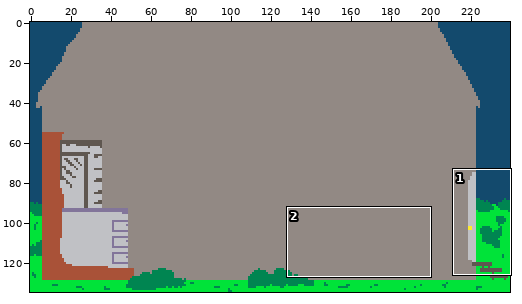
One commit to this sprite sheet: assets/n8BG.png. Above: a wide view before the commit, with the close-up outlined.
Close-up. Before the edit:
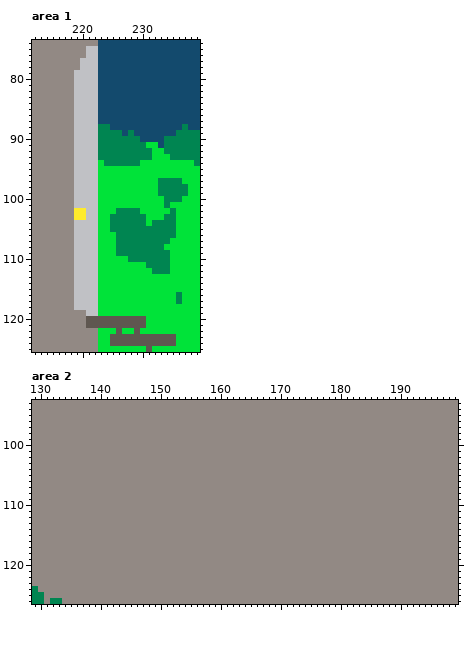
The file is 240x135 pixels. Shown: area 1: x 212..239, y 74..125; area 2: x 129..199, y 93..126.
And afterwards:
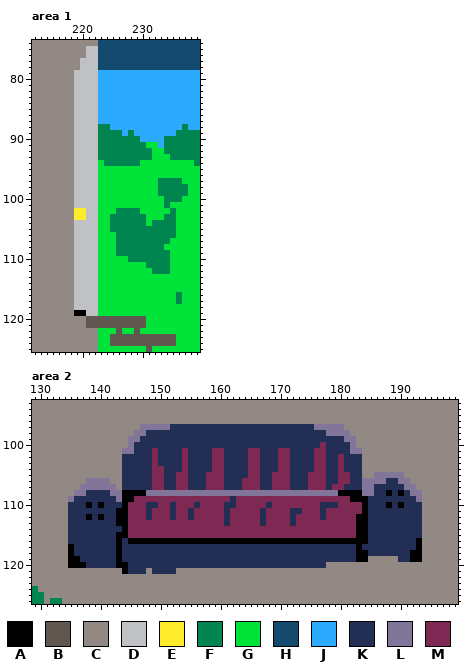
Palette (. is transparent): A #000000  B #5f5750  C #928984  D #c0c1c5  E #feeb2c  F #008551  G #00e339  H #134a6d  J #2cabfe  K #222e53  L #82759a  M #7d2953
Change:
Changed rows in their new state; - is an unchanged pixel.
Area 1:
first column x 223:
 79 JJJJJJJJJJJJJJJJJ
 80 JJJJJJJJJJJJJJJJJ
 81 JJJJJJJJJJJJJJJJJ
 82 JJJJJJJJJJJJJJJJJ
 83 JJJJJJJJJJJJJJJJJ
 84 JJJJJJJJJJJJJJJJJ
 85 JJJJJJJJJJJJJJJJJ
 86 JJJJJJJJJJJJJJJJJ
 87 JJJJJJJJJJJJJJJJJ
 88 --JJJJJJJJJJJJ-JJ
 89 ----J-JJJJJJJ----
 90 -------JJJJ------
 91 ----------J------
first column x 219:
119 AA
Area 2:
first column x 135:
 97 ------------LLLLLKKKKKKKKKKKKKKKKKKKKKKKKLLLLL-------------
 98 -----------LLKKKKKKKKKKKKKKKKKKKKKKKKKKKKKKLLLL------------
 99 ----------LLKKKKKKKKKKKKKKKKKKKKKKKKKKKKKKKKKKLL-----------
100 ----------LKKKKKKKKKKKKKKKKKKKKKKKKKKKKKKKMKKKKL-----------
101 ---------LLKKKMKKKKMKKKKMMKKKKMMKKKMMKKKKMMKKKKLL----------
102 ---------KKKKKMKKKKMKKKKMMKKKKMMKKKMMKKKKMMKKMKKK----------
103 ---------KKKKKMKKKKMKKKKMMKKKKMMKKKMMKKKKMMKKMKKK----------
104 ---------KKKKKMMKKKMKKKKMMKKKKMMKKKMMKKKKMMKKMKKK----------
105 ---------KKKKKMMKKMMKKKMMMKKKKMMKKMMMKKKMMMKKMMKK--LLLLL---
106 ---LLLL--KKKKKMMKKMMKKKMMMKKKMMMKKMMMKKKMMMKKMMKKLLLLKKLL--
107 --LLLLLL-KKKKKMMKKMMKKKMMMKKKMMMKKMMMKKKMMMKMMKKKLLKKKKKLL-
108 -LLKKKKLLAAAALLLLLLLLLLLLLLLLLLLLLLLLLLLLLLLLAAAALLKKAKAKLL
109 LKKKKKKKLAAMMMMMMMMMMMMMMMMKMMMMMMMMMMMMMMMMMMMAAAKKKKKKKKL
110 KKKAKAKKKAMMMKKMMKMMMKMMMMKKMMMMMKMMMMMMMMKKKMMMMAKKKAKAKKK
111 KKKKKKKKAAMMMKMMMKMMKMMMMMKMMMMMKMMMMKKMMMKMMMMMMAKKKKKKKKK
112 KKKAKAKKAAMMMKMMMKMMKMMMMMKMMMMMKMMMMKMMMMKMMMMMAAKKKKKKKKK
113 KKKKKKKKAAMMMMMMMMMMMMMMMMKMMMMMKMMMMKMMMMMMMMMMAAKKKKKKKKK
114 KKKKKKKKKAMMMMMMMMMMMMMMMMMMMMMMMMMMMMMMMMMMMMMMAAKKKKKKKKK
115 KKKKKKKKAAMMMMMMMMMMMMMMMMMMMMMMMMMMMMMMMMMMMMMMAAKKKKKKKKK
116 KKKKKKKKAKAAAAAAAAAAAAAAAAAAAAAAAAAAAAAAAAAAAAAAAAKKKKKKKKA
117 AKKKKKKKAKKKKKKKKKKKKKKKKKKKKKKKKKKKKKKKKKKKKKKKAKKKKKKKKKA
118 AKKKKKKKAKKKKKKKKKKKKKKKKKKKKKKKKKKKKKKKKKKKKKKKAAKKKKKKKAA
119 AAKKKKKKAKKKKKKKKKKKKKKKKKKKKKKKKKKKKKKKKKKKKKKKAA-----KKAA
120 AAAKKKKKAAKKKKKKKKKKKKKKKKKKKKKKKKKKKKKKKKK----------------
121 ---------AKKK-KKKK-----------------------------------------
Where, in picture pixels (left, top, right, bottom), the same in both close-ups:
changed: (98, 70, 200, 148)
changed: (74, 310, 86, 316)
changed: (68, 424, 422, 574)
